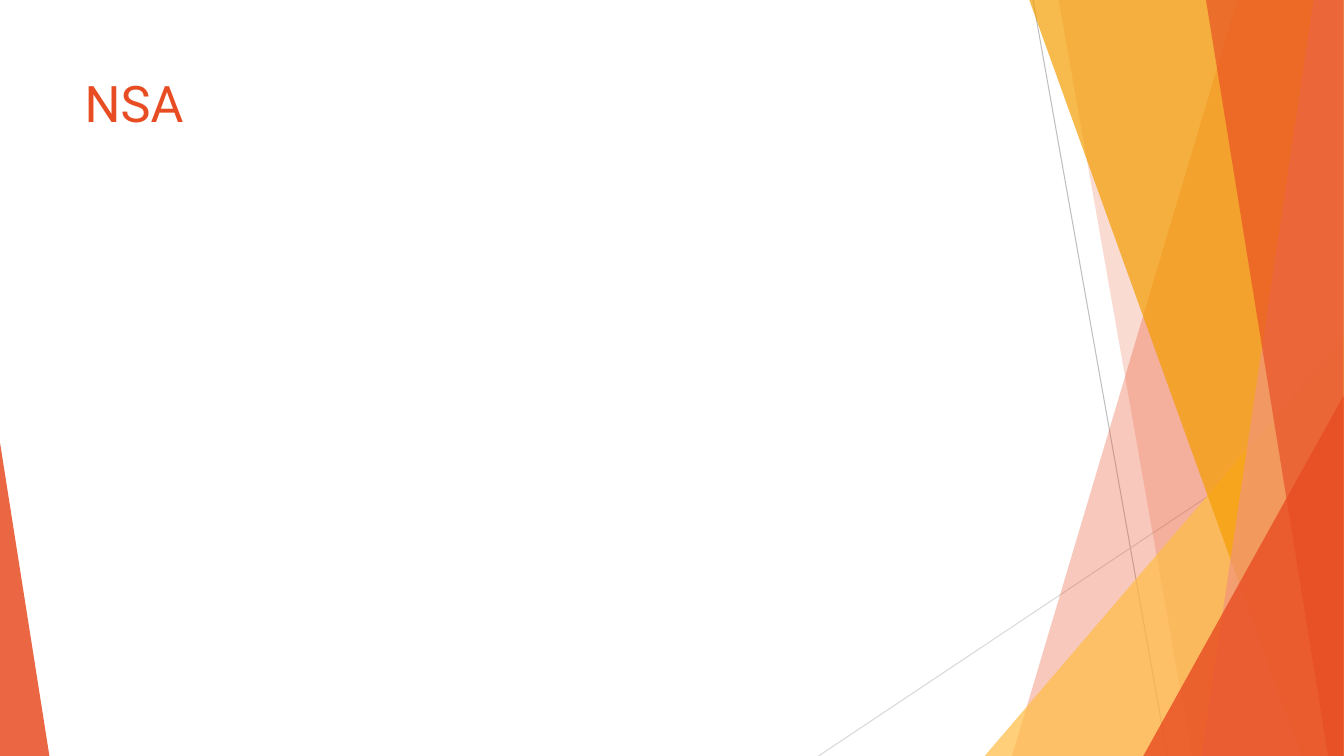
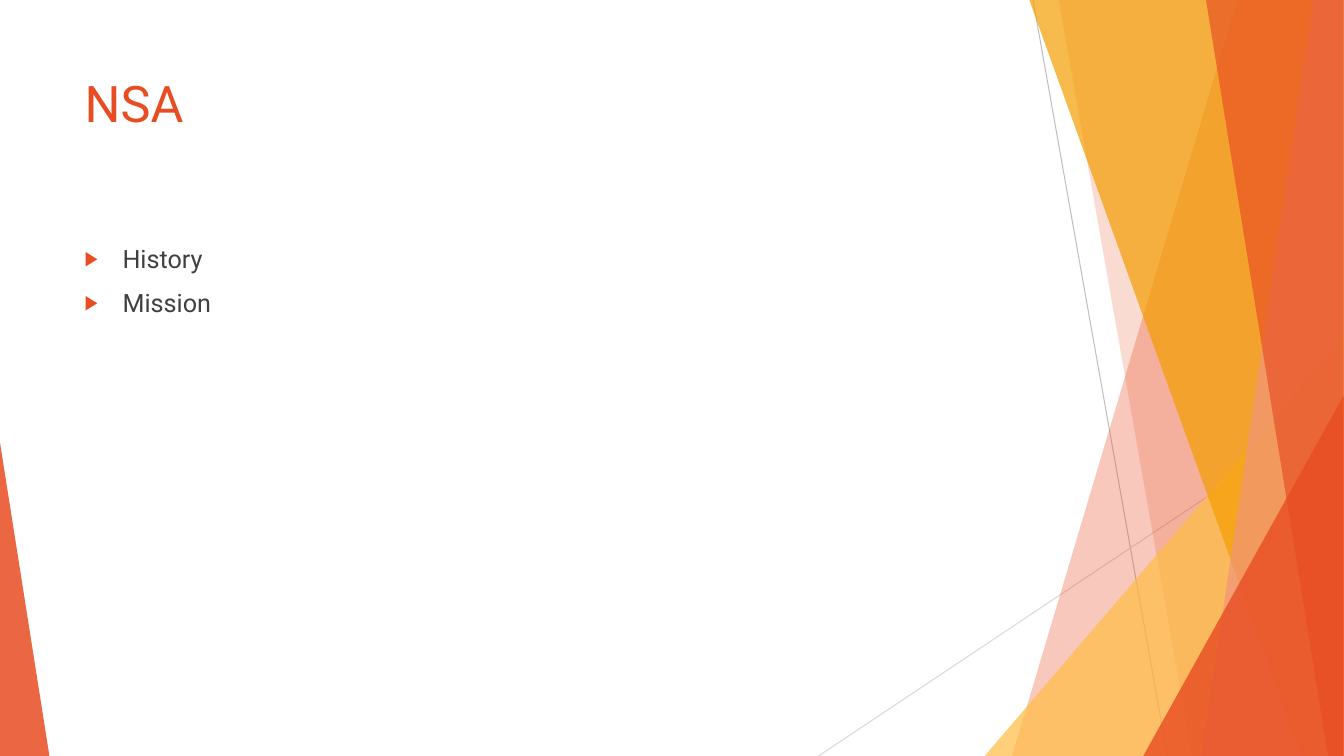
Before and after one commit to sebivenlo/ESDE-2022-Ghidra, a slide deck: slide 4 of Ghidra_Prep.pptx. Drawn at 1344x756 pixels with LibreOffice and Linux fonts; fonts in the diff are those of the drawing. Boxes give left, top, right and bottom in pixels: in the first picture for what was removed or moved away, otherwise in the second. Text is boxed around its words. In the diff, an @@ line names an element or a change of style, - is before the commit and + after.

Commit message:
Update Ghidra_Prep.pptx
added little more info about the NSA in the pp

```diff
--- a/Ghidra_Prep.pptx
+++ b/Ghidra_Prep.pptx
@@ text added at bbox=[123, 250, 212, 313], 18 pt, text #404040 @@
+▶ History
+▶ Mission
```
